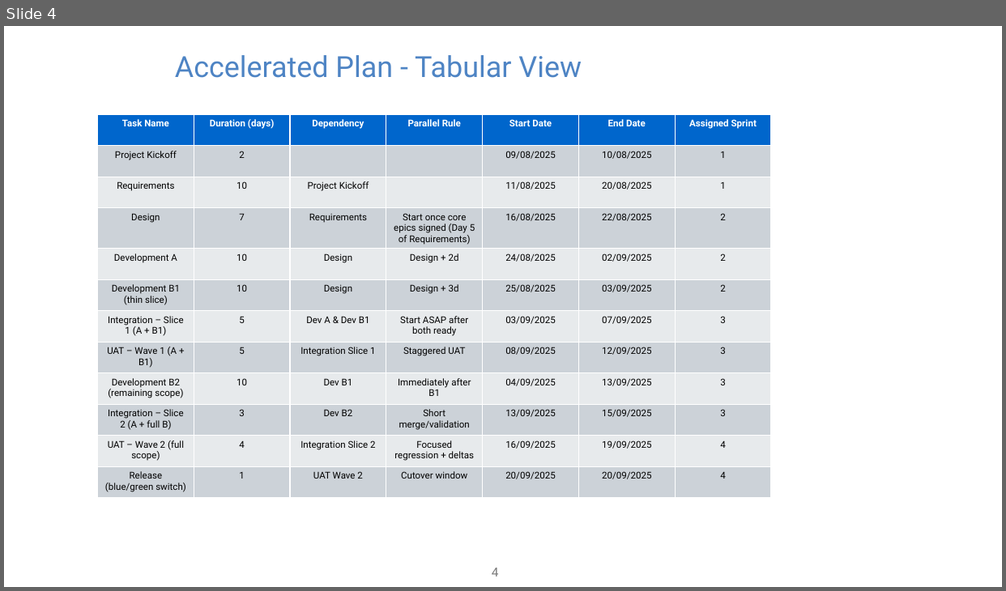
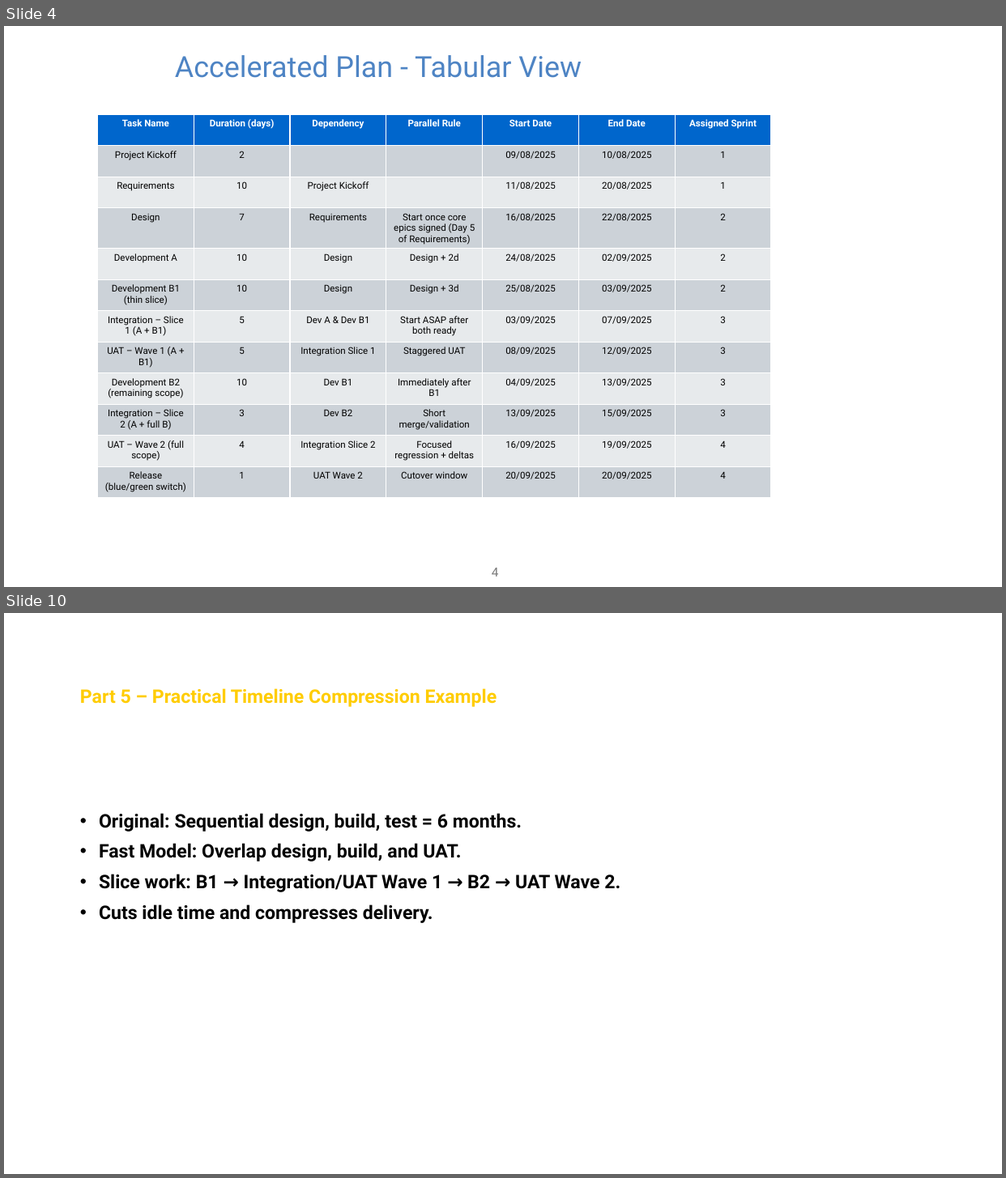
Before and after one commit to bishwanathsen11011987-cell/pace-of-delivery-data-engineering, a slide deck: Pace of Delivery.pptx. Shown one above the other, each under a label of ours: slide 4 before the commit, slides 4 and 10 after it; the slides between them are not shown. The pictures are 1006x591 and 1006x1178 pixels, drawn with LibreOffice and Linux fonts; fonts in the diff are those of the drawing. Boxes give left, top, right and bottom in pixels: in the first picture for what was removed or moved away, otherwise in the second. Text is boxed around its words. In the diff, an @@ line names an element or a change of style, - is before the commit and + after.

```diff
--- a/Pace of Delivery.pptx
+++ b/Pace of Delivery.pptx
@@ slide 10 added at (4, 613, 1002, 1174), background #FFFFFF @@
@@ title added at (80, 688, 497, 707), 18 pt, text #FFCC00, bold @@
+Part 5 – Practical Timeline Compression Example
@@ text added at (99, 813, 620, 923), 18 pt, text #000000, bold @@
+• Original: Sequential design, build, test = 6 months.
+• Fast Model: Overlap design, build, and UAT.
+• Slice work: B1 → Integration/UAT Wave 1 → B2 → UAT Wave 2.
+• Cuts idle time and compresses delivery.
```
Also in this commit, not shown: 7 other slides added.
